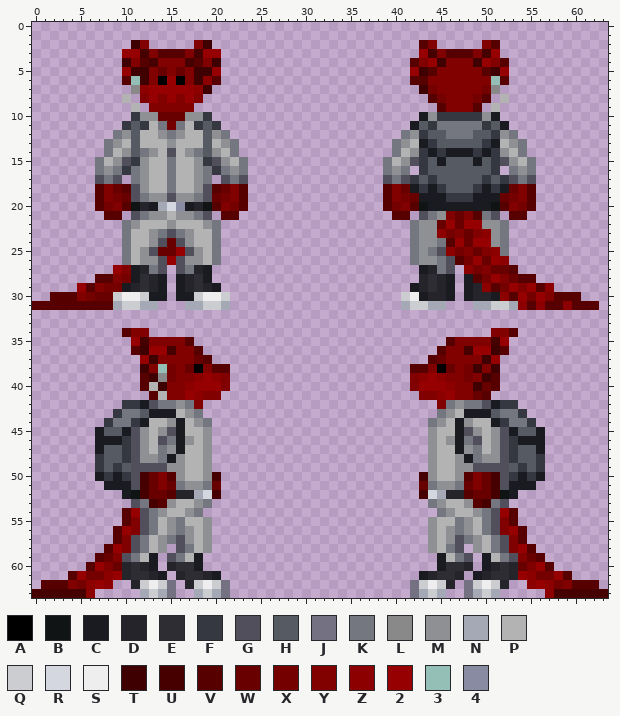
Pixel-art sprite: code/modules/unit_tests/screenshots/screenshot_humanoids__datum_species_lizard_ashwalker.png. This is how it looked before the edit.
The file is 64x64 pixels. Colours within 5 levels of each other are drawn and written as one.
Palette (. is transparent): A #000000  B #111414  C #1a1a21  D #24242a  E #2d2d33  F #353841  G #514f5b  H #565a63  J #747182  K #747780  L #898989  M #8e9093  N #a5a9b6  P #b3b3b3  Q #cbcdd1  R #d4d7df  S #eeeeee  T #3e0000  U #470000  V #560000  W #690000  X #740000  Y #810000  Z #8d0000  2 #970000  3 #94bfb6  4 #898ba2
Pixels before (only the part around the change), first column x 0:
 0 ................................................................
 1 ................................................................
 2 ...........TY.....YT.......................VY.....YV............
 3 ..........22UYVVVYU22......................2UYVVVYU2............
 4 ..........TYVUYYYUVYT.....................VY2TYYYT2YV...........
 5 ..........2TTYWYWYTT2.....................2TVYYYYYVT2...........
 6 ..........V3TYA2AYTZV.....................VVYYYYYYY3V...........
 7 ...........LZ22222ZT.......................TXYYYYYXL............
 8 ..........P.Y2Y2Y2Y.........................VXYYYXV.P...........
 9 ...........P.YYYYY...........................VYYYV.P............
10 ...........FMMWWWMMF.......................CMFFFFFMC............
11 ..........FHFPKXKPFHF.....................CHFKKKKKFHC...........
12 .........KMHPPMKMPPHMK...................KMFHHKKKHHFMK..........
13 ........KMPHPPPMPPPHPMK.................KMPCFHHHHHFCPMK.........
14 ........KPMHKMPGPMKHMPK.................KPMFCFCCCFCFMPK.........
15 .......KPMGFMPPKPPMFGMPK...............KPMGFHCHHHCHFGMPK........
16 .......KMKFKMPPKPPMKFKMK...............KMK.FHHHHHHHF.KMK........
17 .......GKG.KMPPKPPMK.GKG...............GKGFHFHHHHHFHFGKG........
18 .......VYWVGMPPKPPMGVWYV...............VYWCFCFHHHFCFCWYV........
19 .......VYXWGKMMGMMKGWXYV...............VYXWCCCFFFCCCWXYV........
20 .......VXYVBDCNR4CDBVYXV...............VXYVBCCCCCCCBVYXV........
21 ........VV.GKMMPMMKG.VV.................VV.GKMYWYVKG.VV.........
22 ..........KMPPPMPPPMK.....................KMMW2W22MMK...........
23 ..........KPPMKGKMPPK.....................KMMZXYWYZMK...........
24 ..........KPPMGWGMPPK.....................KMMKV2W22MK...........
25 ..........KPMGWW2GMPK.....................KMKGZXYWYZK...........
26 ..........KPMMG2GMMPK.....................KMMKGVX2W2Z...........
27 .........2YCDKG.GKDC.......................CDKG.ZXYWWV..........
28 .......VVYXCEDC.CDEC.......................DEDC.CVX2YWVV........
29 .....2VYXXCDEDC.CDEDC.....................CDEDC.CDZVX2Y2VZ......
30 ..VVVYXWWQSSQCC.CCQSSQ...................QSCDDC.CDDCZV2X2YVVV...
31 VVVVVVVVVNQQNN...NNQQN...................NQQNN...NNQQNZVZVVZVVV.
32 ................................................................
33 ................................................................
34 ..........VYY......................................YYV..........
35 ...........2UYYYYV............................VYYYYU2...........
36 ...........VT22UYYV..........................VYYU22TV...........
37 ............2TYYYYWV........................VWYYYYT2............
38 ............TY3XYWAYVV....................VVYAWYXTYT............
39 ............VTLXYYZ2ZY....................YZ2ZYYXYTV............
40 ............VPTYYZ222Y....................Y222ZYYTWV............
41 .............VPYY2ZYY......................YYZ2YYWV.............
42 ..........FFCGKKMKY..........................YKMKKGCFF..........
43 .........FKKHCCCPMK..........................KMPCCCHKKF.........
44 ........FKKFCPPMCPMK........................KMPCMPPCFKKF........
45 .......CHHCGMPMGCPPM........................MPPCGMPMGCHHC.......
46 .......CCCFGMPGKCMPM........................MPMCKGPMGFCCC.......
47 .......CHHFGMPKMCPPM........................MPPCMKPMGFHHC.......
48 .......FHHFGMMKCMPPM........................MPPMCKMMGFHHF.......
49 .......FHFHGGGGMMPPM........................MPPMMGGGGHFHF.......
50 .......CFCFGUWYVMPPMU......................UMPPMVYWUGFCFC.......
51 ........CCCGUWYWKMMKW......................WKMMKWYWUGCCC........
52 ..........CBUWWVDDNRU......................URNDDVWWUBC..........
53 ...........GKUVMPPMK........................KMPPMVUKG...........
54 ..........V2GKMPPMK..........................KMPPMKG2V..........
55 ..........VYGKPMKPPM........................MPPKMPKGYV..........
56 .........V2YGKPMKMPM........................MPMKMPKGY2V.........
57 .........VYGKPMKGMPM........................MPMGKMPKGYV.........
58 ........V2YGKPM.GKPM........................MPKG.MPKGY2V........
59 .......VWYGKPC.GKPC..........................CPKG.CPKGYWV.......
60 ......V2YWDEDC.DEEC..........................CEED.CDEDWY2V......
61 ....V2XXZ2DEEDC.DEEDC......................CDEED.CDEED2ZXX2V....
62 .VVVYXZ2Z..DQSQJ.DQSQJ....................JQSQD.JQSQD..Z2ZXYVVV.
63 UUUUUUZ.....NQNJ..NQNJ....................JNQN..JNQN.....ZUUUUUU
After the commit:
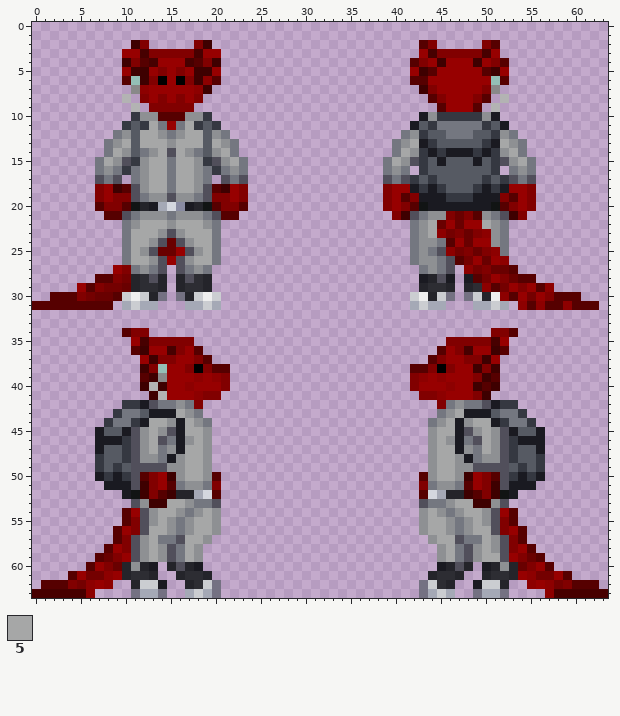
Colours new in this view: 5 #a6a7a7
What changed:
Changed rows in their new state; - is an unchanged pixel.
first column x 7:
 3 -------YYY-----------------------------YYY-------
 4 -------222-----------------------------222-------
 5 ------2Y2Y2---------------------------22222------
 6 -------------------------------------2222222-----
 7 -------------------------------------Y22222Y-----
 8 --------------------------------------Y222Y------
 9 ---------------------------------------222-------
10 -------VVV---------------------------------------
11 ------5-2-5--------------------------------------
12 -----55---55-------------------------------------
13 ---5-555-555-5---------------------5---------5---
14 --5----5-5----5-------------------5-----------5--
15 -5----55-55----5-----------------5-------------5-
16 ------55-55--------------------------------------
17 ------55-55--------------------------------------
18 Y2T---55-55---T2Y---------------Y22-----------22Y
19 Y2YY---------YY2Y---------------Y2VY---------YV2Y
20 -Y-------------Y----------------Y2-------------2Y
21 ---GKM--K--MKG-------------------YTGKM-----MKGTY-
22 -----555-555-------------------------5-----5-----
23 ----555M-M555------------------------5-----------
24 ----55-----55------------------------------------
25 ----5-------5------------------------------------
26 ----55-----55------------------------------------
27 ----KM-----MK-----------------------KM-----------
28 ----D-GD-DG-D-----------------------CDG----------
29 ---W--ED-DE--.---------------------.--ED-DE------
30 --VQ--DJ-JD--Q.-------------------.QS-QJ-JQ-S----
31 --.N---------N.-------------------.N---------N.--
first column x 10:
35 -------Y----------------------------Y-------
36 -------2----------------------------2-------
37 ------22Y--------------------------Y22------
38 -----22Y----------------------------Y22-----
39 -----222----------------------------222-----
40 --T--22------------------------------22-VT--
41 ---T-22------------------------------22YT---
43 ------5------------------------------5------
44 ---55--5----------------------------5--55---
45 ---5---55--------------------------55---5---
46 ---5----5--------------------------5----5---
47 ---5---55--------------------------55---5---
48 -------55--------------------------55-------
49 -------55--------------------------55-------
50 --VY2T-55-V----------------------V-55-T2YV--
51 --TY2V----Y----------------------Y----V2YT--
52 --TYVT----V----------------------V----TVYT--
53 --MTT55MK-G----------------------G-KM55TTM--
54 ---M55MKM5M----------------------M5MKM55M---
55 ---M5--M55M----------------------M55M--5M---
56 ---55---55M----------------------M55---55---
57 --M5K--55--------------------------55--K5M--
58 --M5-GK5M.------------------------.M5KG-5M--
59 2GM5M--5M--------------------------M5--M55G2
60 -M----GD----------------------------DG----M-
61 ----.-----.----------------------.-----.----
62 ---QC.--EQJ.--------------------.JQE--.CQ---
63 -J-NJ.-NQNJ.--------------------.JNQN-.JN-J-
